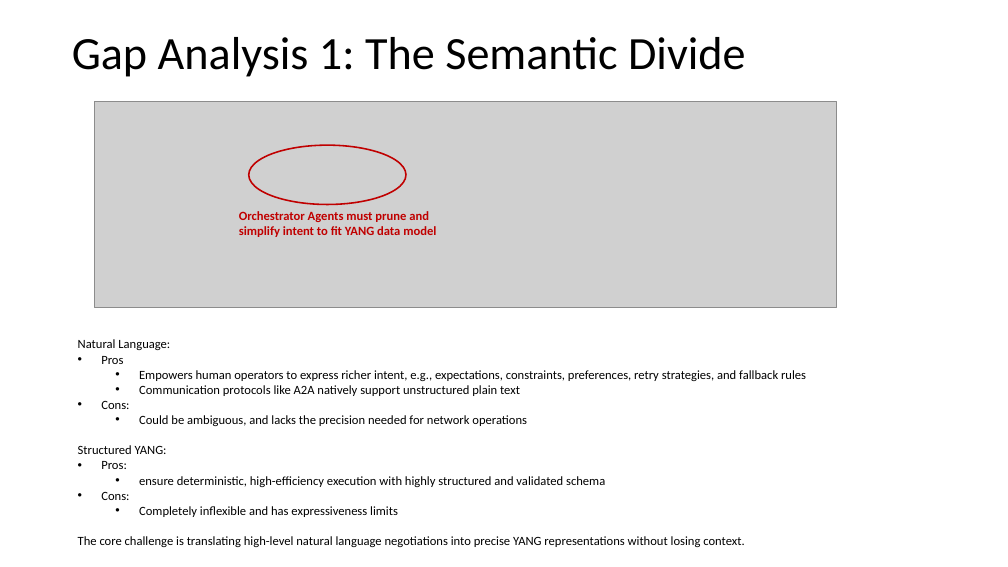
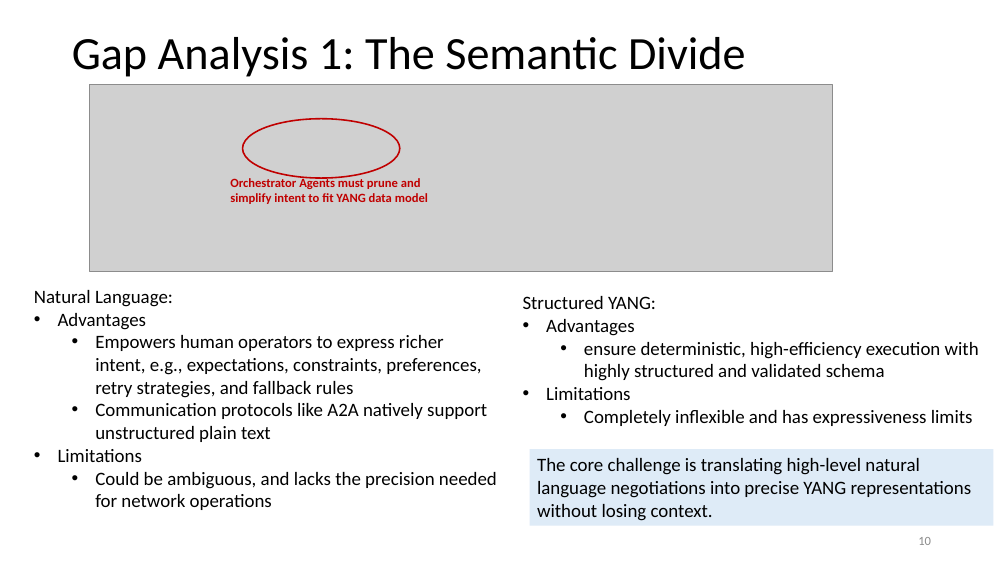
Before and after one commit to QiufangMa/AgentImpact2YANG, a slide deck: slide 10 of Side Meetings/AgentImpact2YANG.pptx. Drawn at 1008x567 pixels with LibreOffice and Linux fonts; fonts in the diff are those of the drawing; grey boxes stand for pictures. Boxes give left, top, right and bottom in pixels: in the first picture for what was removed or moved away, otherwise in the second. Text is boxed around its words. In the diff, an @@ line names an element or a change of style, - is before the commit and + after.

```diff
--- a/Side Meetings/AgentImpact2YANG.pptx
+++ b/Side Meetings/AgentImpact2YANG.pptx
@@ picture: place and size @@
-picture at box(95, 101, 837, 308)
+picture at box(90, 84, 833, 271)
@@ ellipse: place and size @@
-ellipse at box(249, 145, 406, 205)
+ellipse at box(243, 119, 400, 178)
@@ text "Orchestrator Agents must prune and ...": place and size @@
-text "Orchestrator Agents must prune and ..." at box(239, 211, 436, 237)
+text "Orchestrator Agents must prune and ..." at box(230, 176, 428, 204)
@@ text "Natural Language:": place and size @@
-text "Natural Language:" at box(78, 339, 806, 547)
+text "Natural Language:" at box(34, 290, 497, 510)
@@ text at box(34, 290, 497, 510): size 12 to 18 pt @@
@@ text added at box(523, 296, 979, 426), 18 pt, text #000000 @@
+Structured YANG:
+• Advantages
+  • ensure deterministic, high-efficiency execution with highly structured and validated schema
+• Limitations
+  • Completely inflexible and has expressiveness limits
@@ text at box(58, 313, 147, 330): text changed; size 12 to 18 pt @@
-• Pros
+• Advantages
@@ text at box(58, 449, 142, 462): text changed; size 12 to 18 pt @@
-• Cons:
+• Limitations
@@ text at box(78, 445, 744, 547): paragraphs removed @@
-Structured YANG:
-• Pros:
-  • ensure deterministic, high-efficiency execution with highly structured and validated schema
-• Cons:
-  • Completely inflexible and has expressiveness limits
-The core challenge is translating high-level natural language negotiations into precise YANG representations without losing context.
@@ rectangle added at box(530, 449, 994, 526), fill #DEEBF7, 18 pt, text #000000 @@
+The core challenge is translating high-level natural language negotiations into precise YANG representations without losing context.
@@ text added at box(918, 537, 931, 545), 12 pt, text #8C8C8C @@
+10
```
Also in this commit, not shown: 13 other slides changed, 3 slides added, 2 slides removed, 1 other file.
